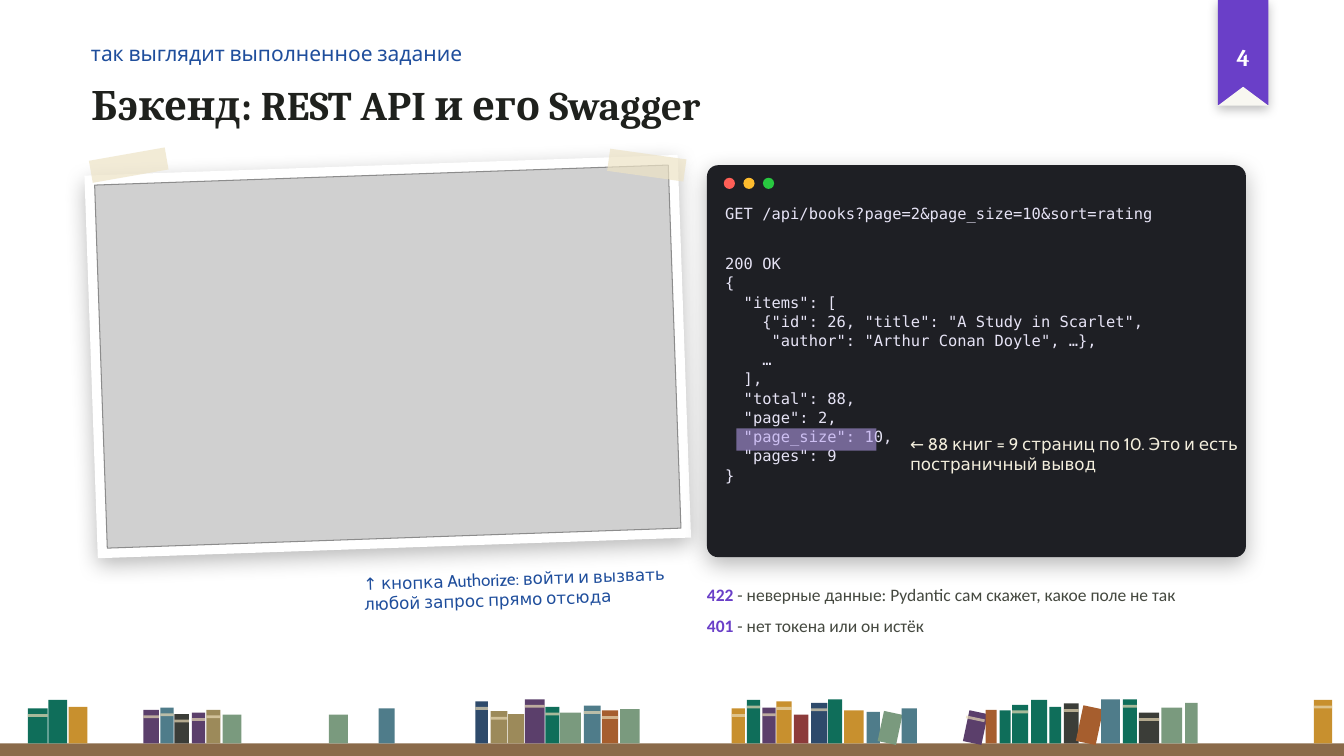
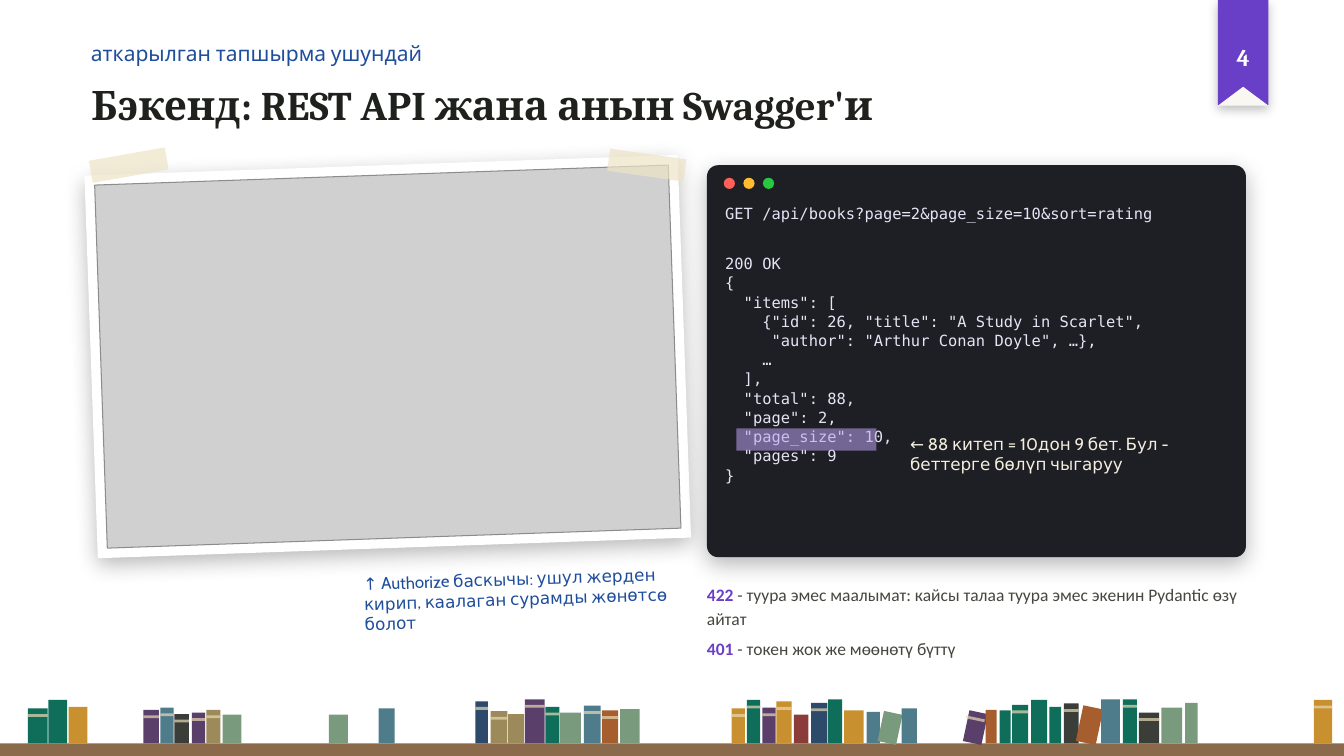
Before and after one commit to Kioku-0/oqu, a slide deck: slide 4 of Для_сдачи/2_Презентации/Оқу_предзащита_рус-кыр.pptx. Drawn at 1344x756 pixels with LibreOffice and Linux fonts; fonts in the diff are those of the drawing; grey boxes stand for pictures; background and template pictures are left out. Boxes give left, top, right and bottom in pixels: in the first picture for what was removed or moved away, otherwise in the second. Text is boxed around its words. In the diff, an @@ line names an element or a change of style, - is before the commit and + after.

```diff
--- a/Для_сдачи/2_Презентации/Оқу_предзащита_рус-кыр.pptx
+++ b/Для_сдачи/2_Презентации/Оқу_предзащита_рус-кыр.pptx
@@ text at [91, 45, 422, 66]: text changed @@
-так выглядит выполненное задание
+аткарылган тапшырма ушундай
@@ text at [91, 91, 873, 129]: text changed @@
-Бэкенд: REST API и его Swagger
+Бэкенд: REST API жана анын Swagger'и
@@ text at [910, 437, 1158, 474]: text changed @@
-← 88 книг = 9 страниц по 10. Это и есть постраничный вывод
+← 88 китеп = 10дон 9 бет. Бул - беттерге бөлүп чыгаруу
@@ text at [364, 573, 588, 630]: text changed @@
-↑ кнопка Authorize: войти и вызвать любой запрос прямо отсюда
+↑ Authorize баскычы: ушул жерден кирип, каалаган сурамды жөнөтсө болот
@@ text at [707, 589, 1237, 658]: text changed @@
-422 - неверные данные: Pydantic сам скажет, какое поле не так
-401 - нет токена или он истёк
+422 - туура эмес маалымат: кайсы талаа туура эмес экенин Pydantic өзү айтат
+401 - токен жок же мөөнөтү бүттү
```
Also in this commit, not shown: 8 other slides changed, 3 slides added, 3 slides removed, 4 other files.
